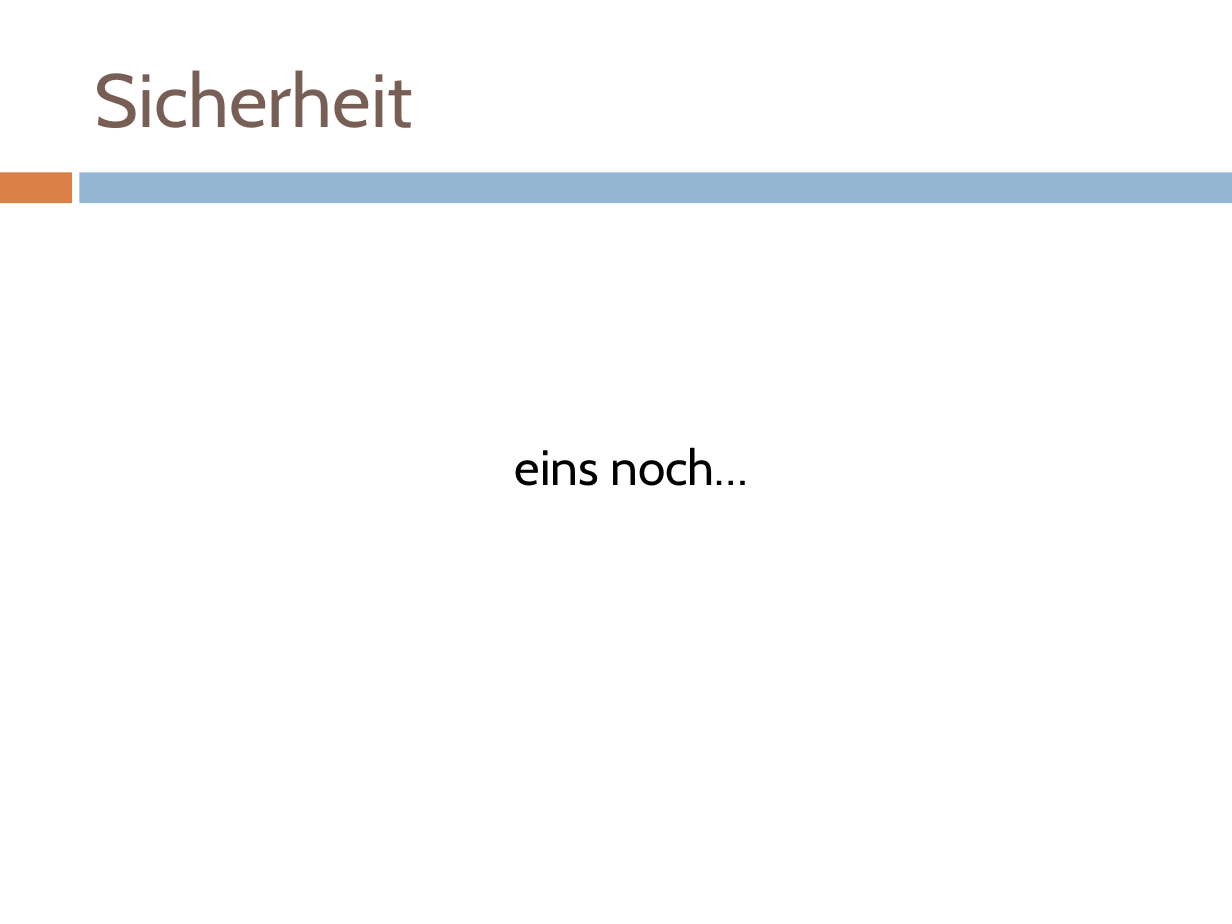
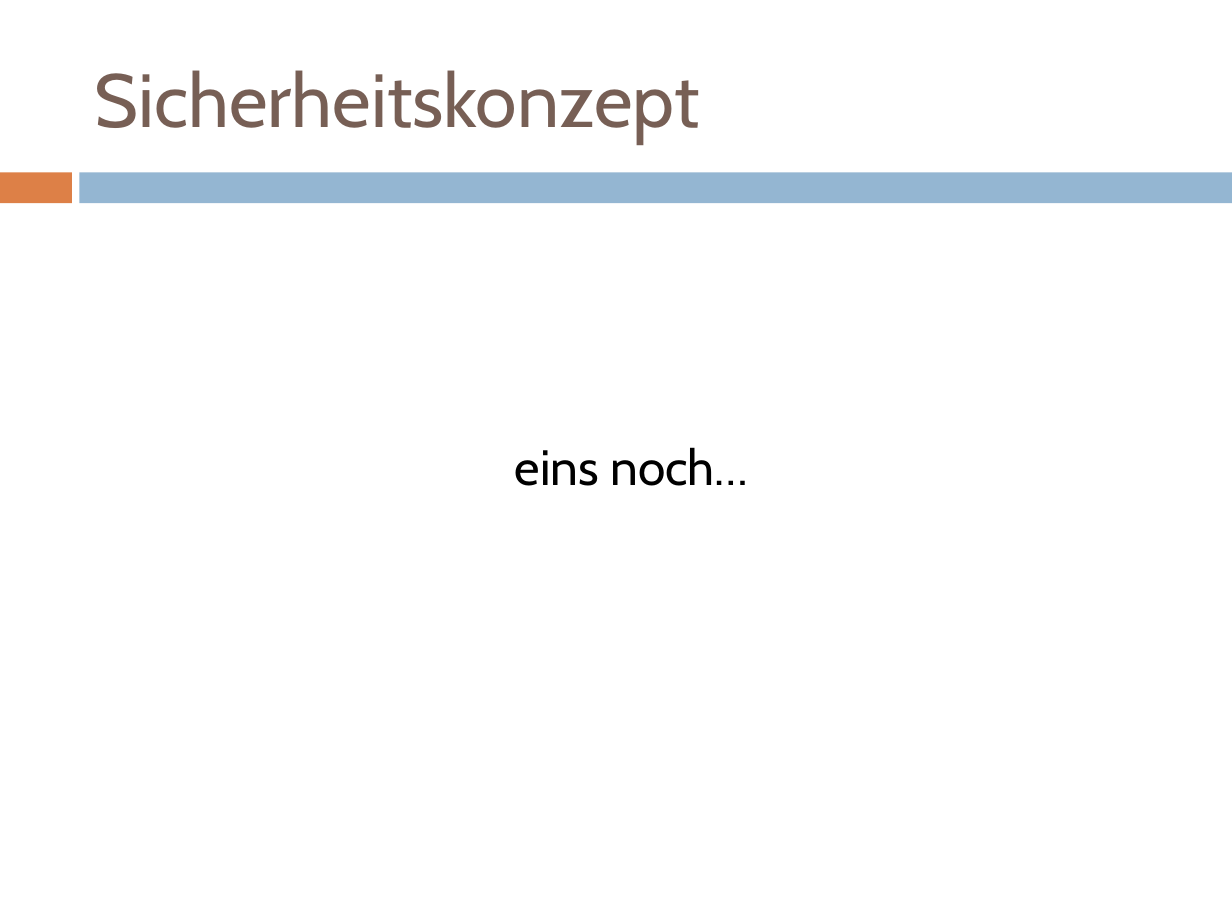
Before and after one commit to mvw/Wilddiebe10, a slide deck: slide 20 of keynote/praesentation.pptx (slide 10 before the commit). Drawn at 1232x924 pixels with LibreOffice and Linux fonts; fonts in the diff are those of the drawing. Boxes give left, top, right and bottom in pixels: in the first picture for what was removed or moved away, otherwise in the second. Text is boxed around its words. In the diff, an @@ line names an element or a change of style, - is before the commit and + after.

```diff
--- a/keynote/praesentation.pptx
+++ b/keynote/praesentation.pptx
@@ title at (95, 70, 700, 143): text changed @@
-Sicherheit
+Sicherheitskonzept
```
Also in this commit, not shown: 6 other slides changed, 15 slides added, 1 slide removed, 1 other file.
